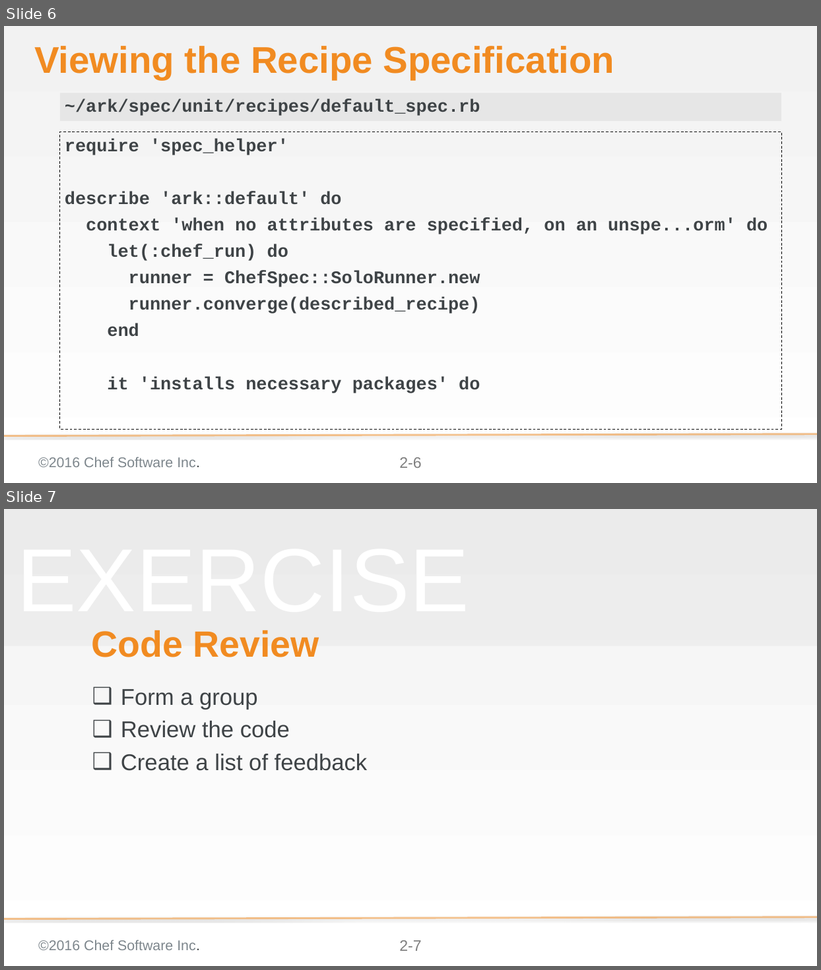
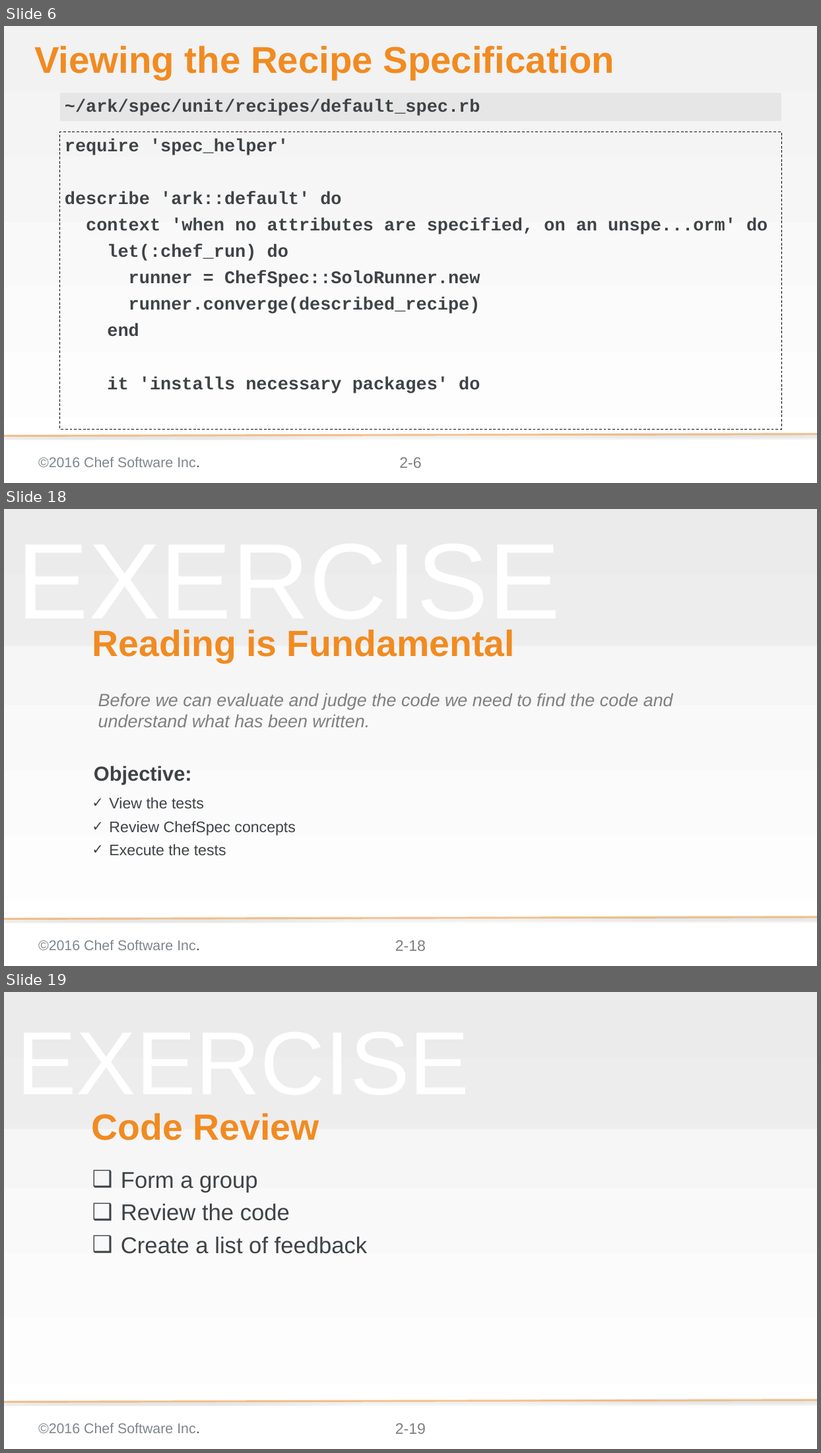
Before and after one commit to chef-training/elegant_tests, a slide deck: 02-code_review.pptx. Shown one above the other, each under a label of ours: slides 6 and 7 before the commit, slides 6, 18 and 19 after it; the slides between them are not shown. The pictures are 821x970 and 821x1453 pixels, drawn with LibreOffice and Linux fonts; fonts in the diff are those of the drawing; background and template pictures are left out. Boxes give left, top, right and bottom in pixels: in the first picture for what was removed or moved away, otherwise in the second. Text is boxed around its words. In the diff, an @@ line names an element or a change of style, - is before the commit and + after.

```diff
--- a/02-code_review.pptx
+++ b/02-code_review.pptx
@@ slide 18 added at bbox=[4, 509, 817, 966], background gradient #F2F2F2 to #FFFFFF; not listed: 4 template elements that a slide beside it also shows @@
@@ text added at bbox=[17, 630, 560, 638], 169.3 pt, text #F2F2F2 at 50% opacity @@
+EXERCISE
@@ title added at bbox=[92, 630, 515, 663], 57.6 pt, text #F18B21, bold @@
+Reading is Fundamental
@@ text added at bbox=[98, 693, 673, 727], 28 pt, text #808080, italic @@
+Before we can evaluate and judge the code we need to find the code and understand what has been written.
@@ text added at bbox=[94, 766, 192, 785], 32 pt, text #3E4346, bold @@
+Objective:
@@ text added at bbox=[109, 797, 295, 855], 24 pt, text #3E4346 @@
+✓ View the tests
+✓ Review ChefSpec concepts
+✓ Execute the tests
@@ what was slide 7 is now slide 19 @@
@@ page number at bbox=[395, 1424, 426, 1434]: text changed @@
-2-7
+2-19
```
Also in this commit, not shown: 2 slides changed, 11 other slides added.
